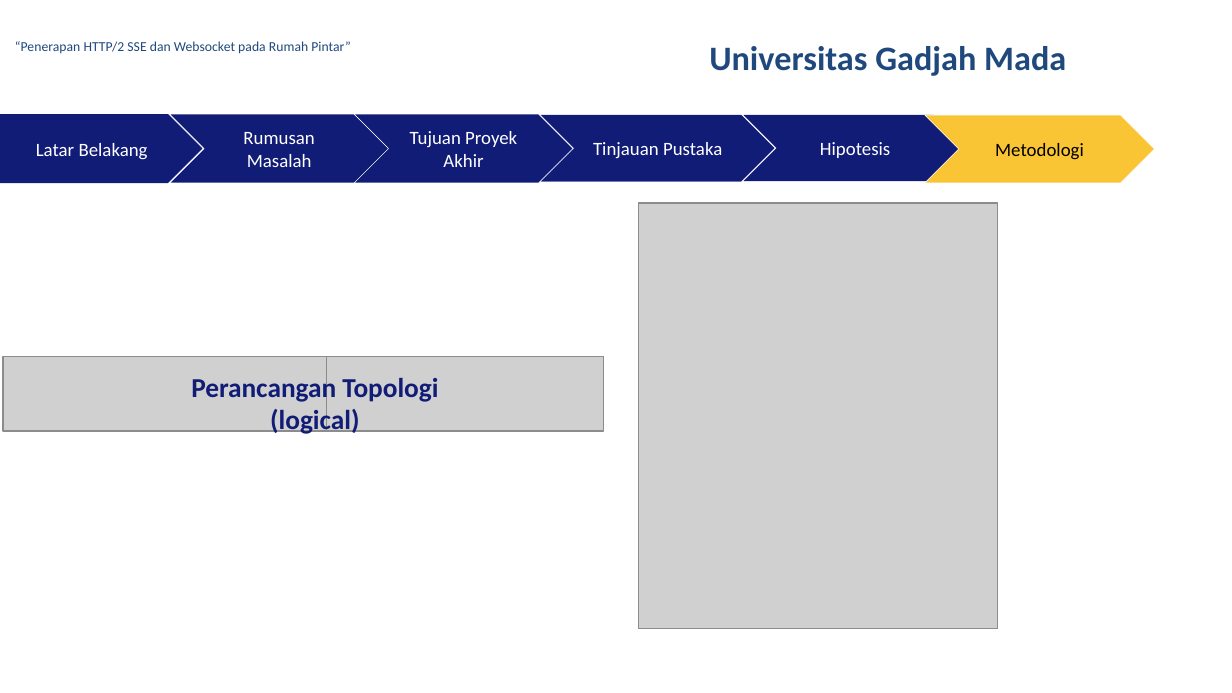
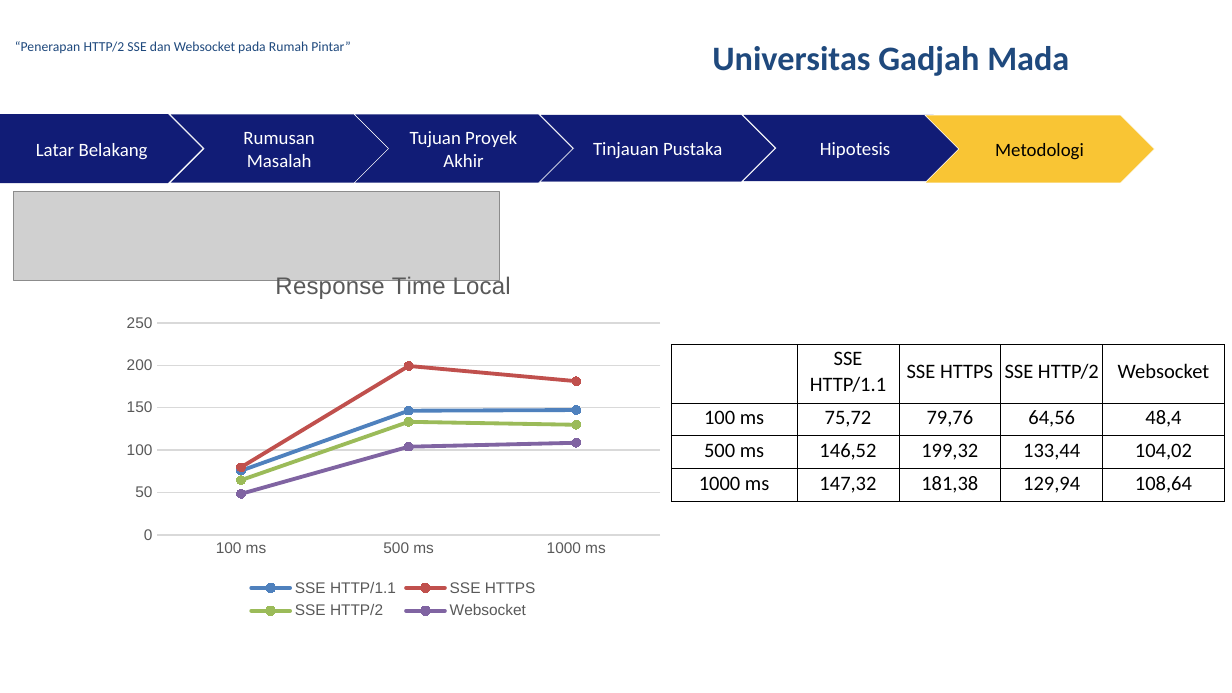
Before and after one commit to rusminto/ws_sse, a slide deck: slide 23 of berkas/ppt muham.pptx. Drawn at 1232x693 pixels with LibreOffice and Linux fonts; fonts in the diff are those of the drawing; grey boxes stand for pictures; background and template pictures are left out. Boxes give left, top, right and bottom in pixels: in the first picture for what was removed or moved away, otherwise in the second. Text is boxed around its words. In the diff, an @@ line names an element or a change of style, - is before the commit and + after.

```diff
--- a/berkas/ppt muham.pptx
+++ b/berkas/ppt muham.pptx
@@ picture added at box(14, 192, 499, 281) @@
@@ picture removed at box(638, 203, 998, 628) @@
@@ line chart added at box(116, 251, 671, 625) @@
+title "Response Time Local"
+categories: 100 ms, 500 ms, 1000 ms
+SSE HTTP/1.1: 76, 147, 147
+SSE HTTPS: 80, 199, 181
+SSE HTTP/2: 65, 133, 130
+Websocket: 48, 104, 109
@@ picture removed at box(2, 356, 326, 431) @@
@@ picture removed at box(280, 356, 604, 431) @@
@@ table added at box(671, 345, 1226, 501), 4 rows, 5 columns @@
+ | SSE HTTP/1.1 | SSE HTTPS | SSE HTTP/2 | Websocket
+100 ms | 75,72 | 79,76 | 64,56 | 48,4
+500 ms | 146,52 | 199,32 | 133,44 | 104,02
+1000 ms | 147,32 | 181,38 | 129,94 | 108,64
@@ text removed at box(191, 374, 438, 436) @@
-Perancangan Topologi
-(logical)
```
Also in this commit, not shown: 8 other slides changed, 4 other files.
